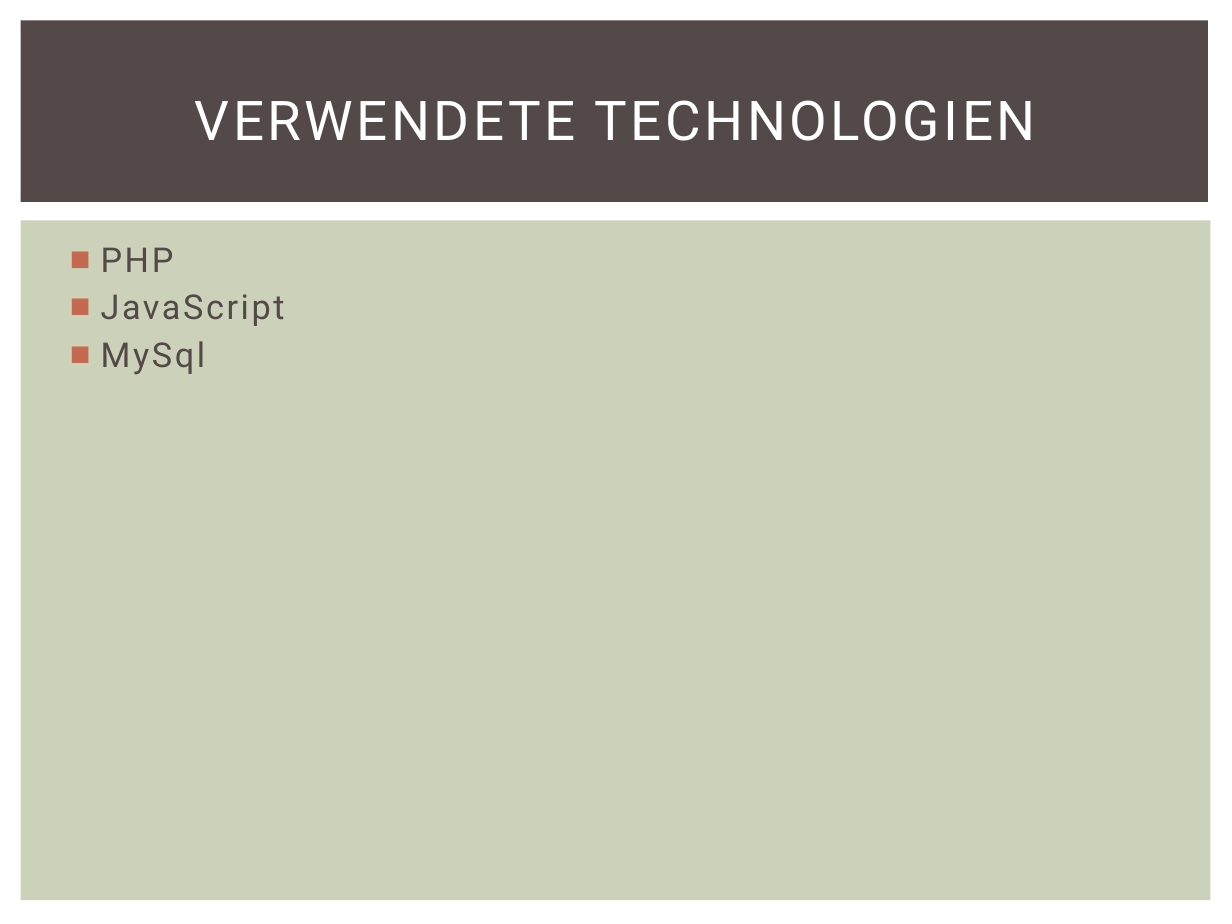
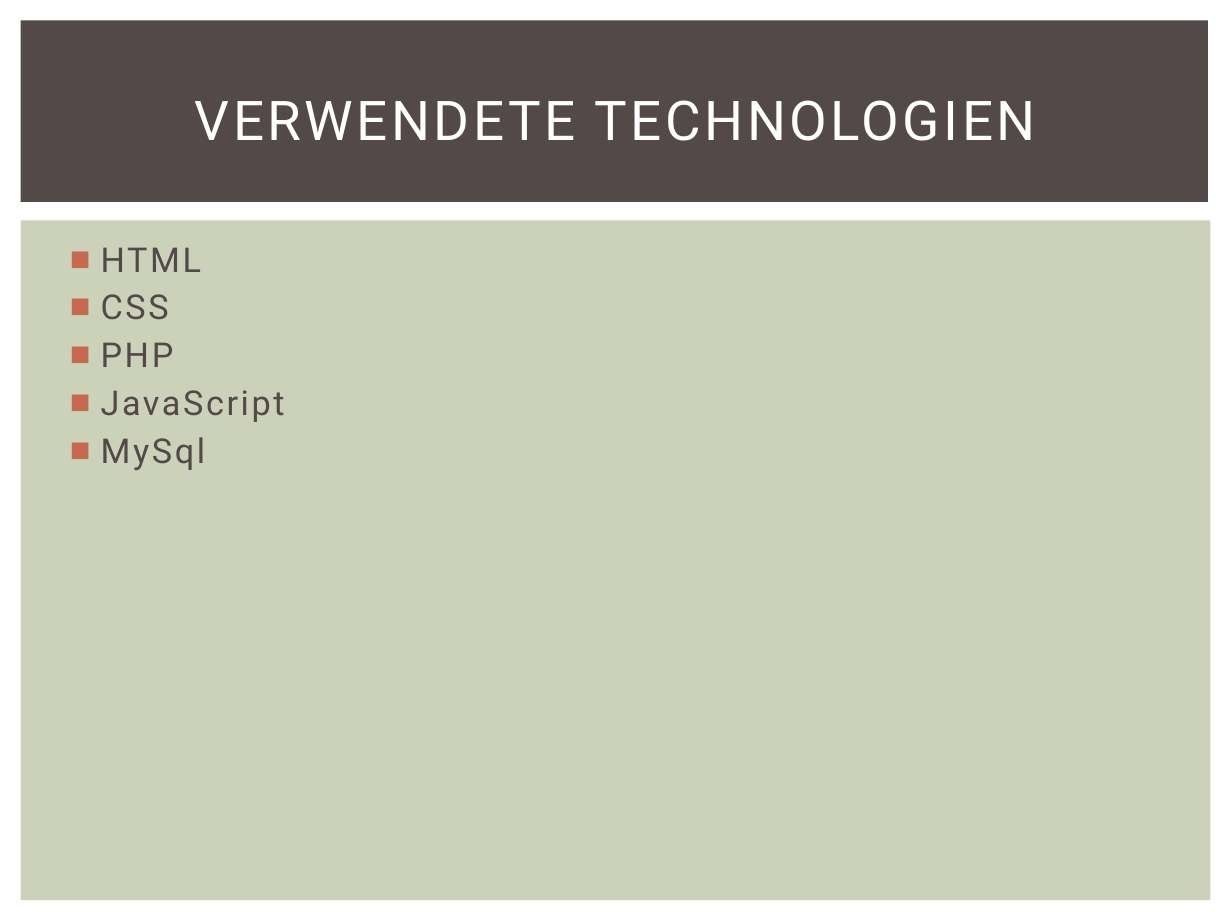
Before and after one commit to menzs2/ch.bfh.bti7054.w2013.q.menzs2, a slide deck: slide 2 of docs/Slides.pptx. Drawn at 1232x924 pixels with LibreOffice and Linux fonts; fonts in the diff are those of the drawing. Boxes give left, top, right and bottom in pixels: in the first picture for what was removed or moved away, otherwise in the second. Text is boxed around its words. In the diff, an @@ line names an element or a change of style, - is before the commit and + after.

```diff
--- a/docs/Slides.pptx
+++ b/docs/Slides.pptx
@@ text at (101, 247, 201, 320): paragraphs added @@
+■ HTML
+■ CSS
```
Also in this commit, not shown: 2 other slides changed, 6 other files.
